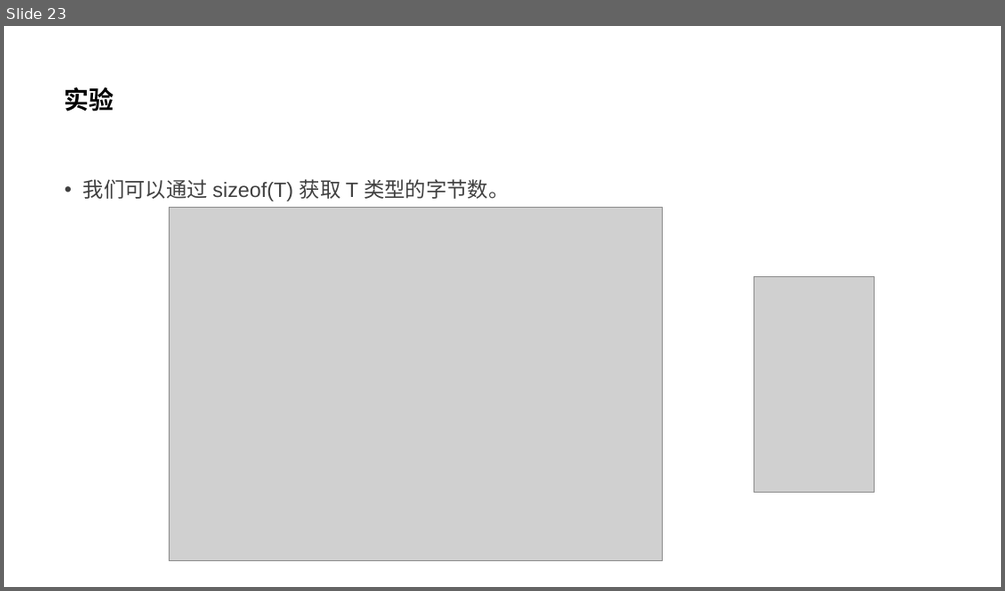
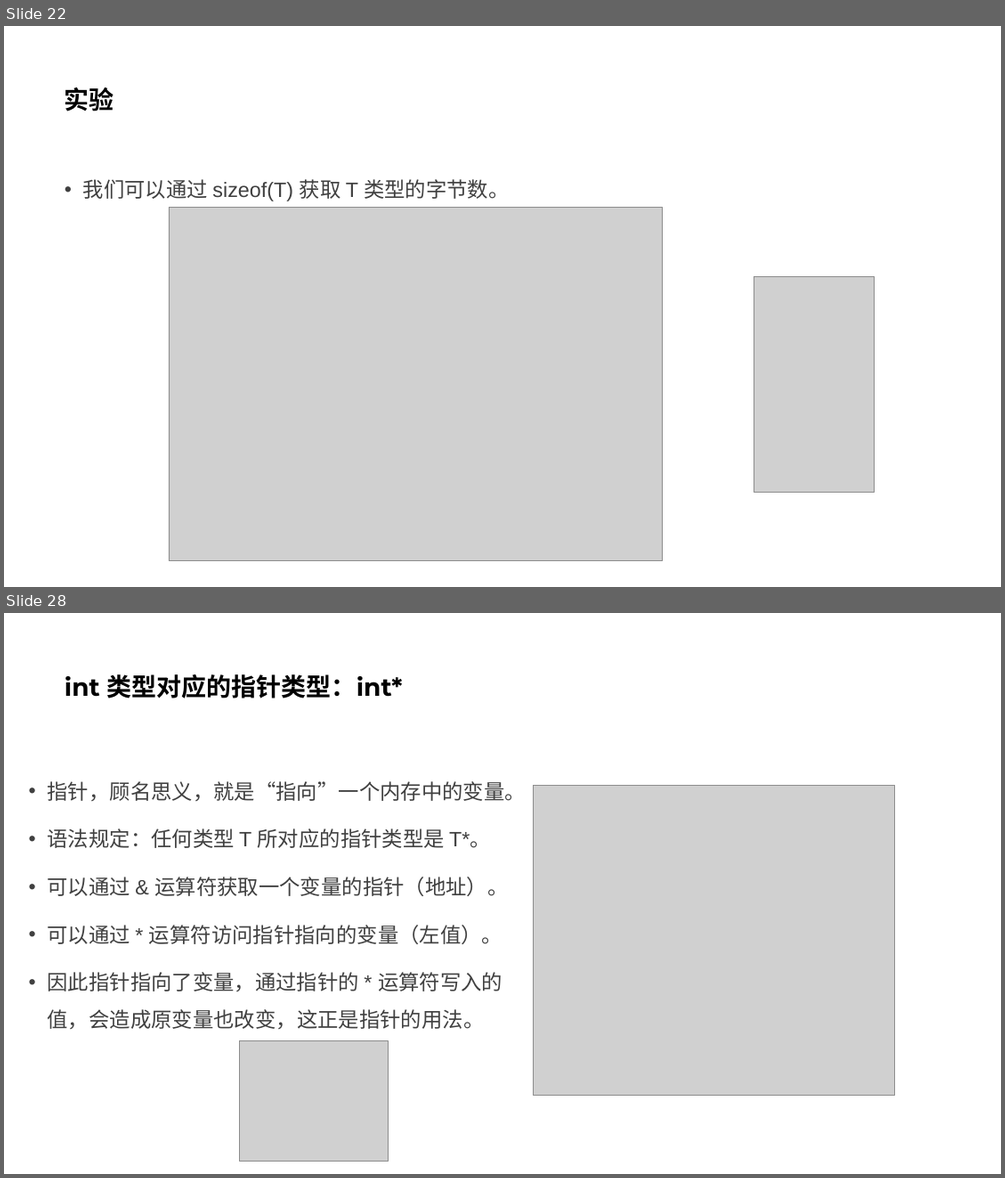
Before and after one commit to parallel101/course, a slide deck: 12/slides.pptx. Shown one above the other, each under a label of ours: slide 23 before the commit, slides 22 and 28 after it; the slides between them are not shown. The pictures are 1005x591 and 1005x1178 pixels, drawn with LibreOffice and Linux fonts; fonts in the diff are those of the drawing; grey boxes stand for pictures. Boxes give left, top, right and bottom in pixels: in the first picture for what was removed or moved away, otherwise in the second. Text is boxed around its words. In the diff, an @@ line names an element or a change of style, - is before the commit and + after.

```diff
--- a/12/slides.pptx
+++ b/12/slides.pptx
@@ slide 28 added at (x1=4, y1=613, x2=1001, y2=1174), background #FFFFFF @@
@@ title added at (x1=65, y1=674, x2=403, y2=698), 24 pt, text #000000, bold @@
+int 类型对应的指针类型：int*
@@ text added at (x1=48, y1=781, x2=526, y2=1029), 20 pt, text #404040 @@
+• 指针，顾名思义，就是“指向”一个内存中的变量。
+• 语法规定：任何类型 T 所对应的指针类型是 T*。
+• 可以通过 & 运算符获取一个变量的指针（地址）。
+• 可以通过 * 运算符访问指针指向的变量（左值）。
+• 因此指针指向了变量，通过指针的 * 运算符写入的值，会造成原变量也改变，这正是指针的用法。
@@ picture added at (x1=534, y1=785, x2=895, y2=1095) @@
@@ picture added at (x1=240, y1=1041, x2=388, y2=1160) @@
@@ what was slide 23 is now slide 22 @@
```
Also in this commit, not shown: 1 slide changed, 9 other slides added, 1 slide removed, 13 other files.
